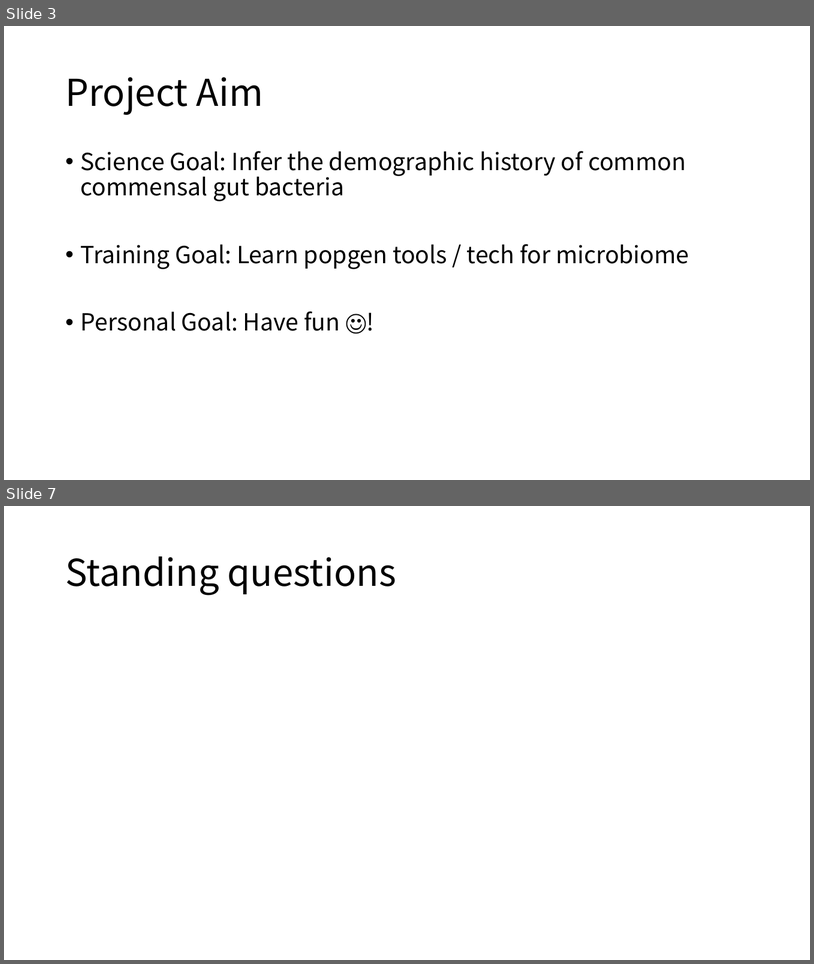
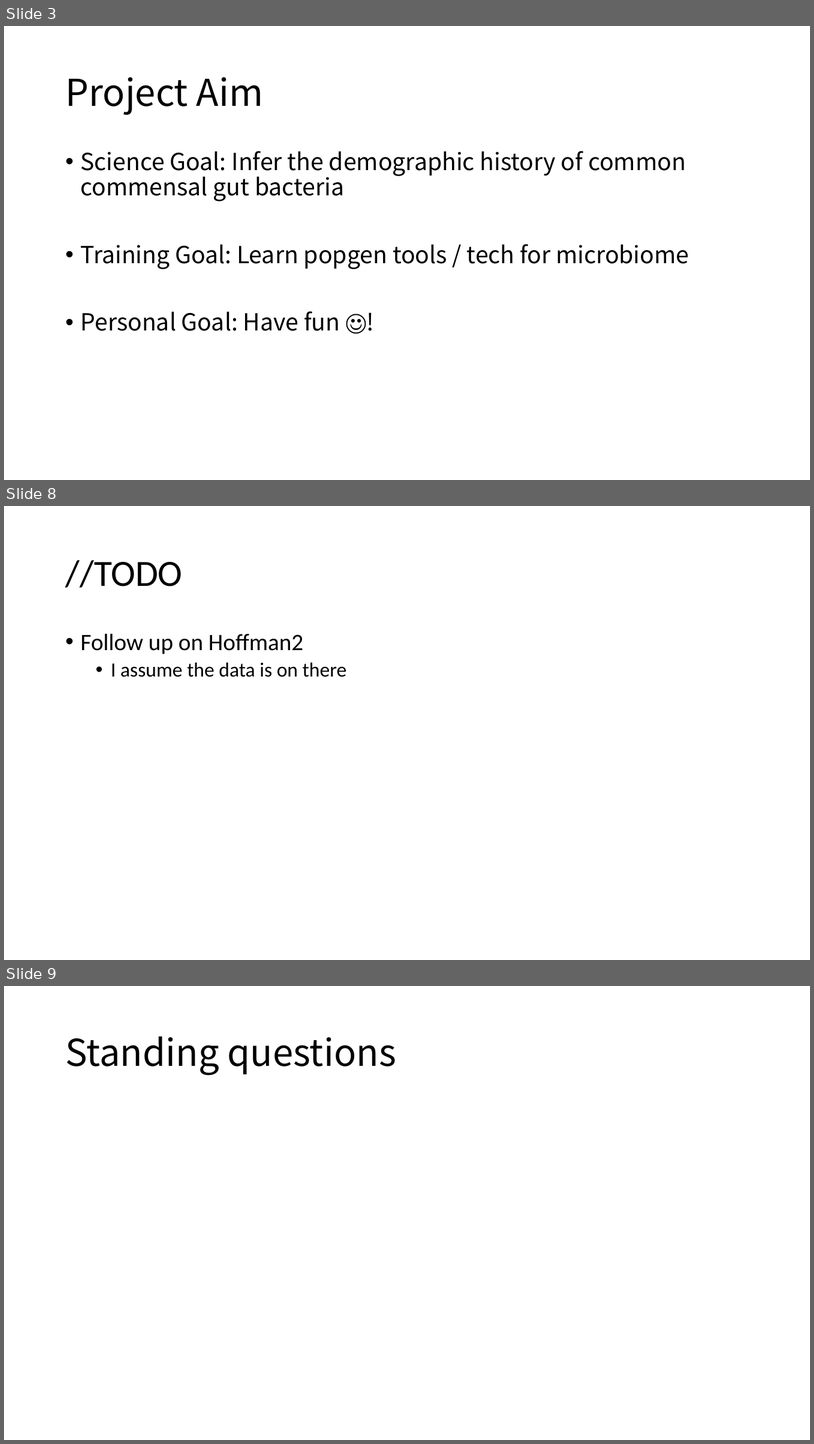
Before and after one commit to jon-mah/demo_for_ccgb, a slide deck: 20210104_demo_for_ccgb_rotation_update.pptx. Shown one above the other, each under a label of ours: slides 3 and 7 before the commit, slides 3, 8 and 9 after it; the slides between them are not shown. The pictures are 814x964 and 814x1444 pixels, drawn with LibreOffice and Linux fonts; fonts in the diff are those of the drawing. Boxes give left, top, right and bottom in pixels: in the first picture for what was removed or moved away, otherwise in the second. Text is boxed around its words. In the diff, an @@ line names an element or a change of style, - is before the commit and + after.

```diff
--- a/20210104_demo_for_ccgb_rotation_update.pptx
+++ b/20210104_demo_for_ccgb_rotation_update.pptx
@@ slide 8 added at (4, 506, 810, 960), background #FFFFFF @@
@@ title added at (65, 560, 182, 588), 44 pt, text #000000 @@
+//TODO
@@ text added at (81, 633, 347, 677), 24 pt, text #000000 @@
+• Follow up on Hoffman2
+  • I assume the data is on there
@@ what was slide 7 is now slide 9 @@
```
Also in this commit, not shown: 3 slides changed, 2 other slides added, 1 slide removed, 1 other file.
